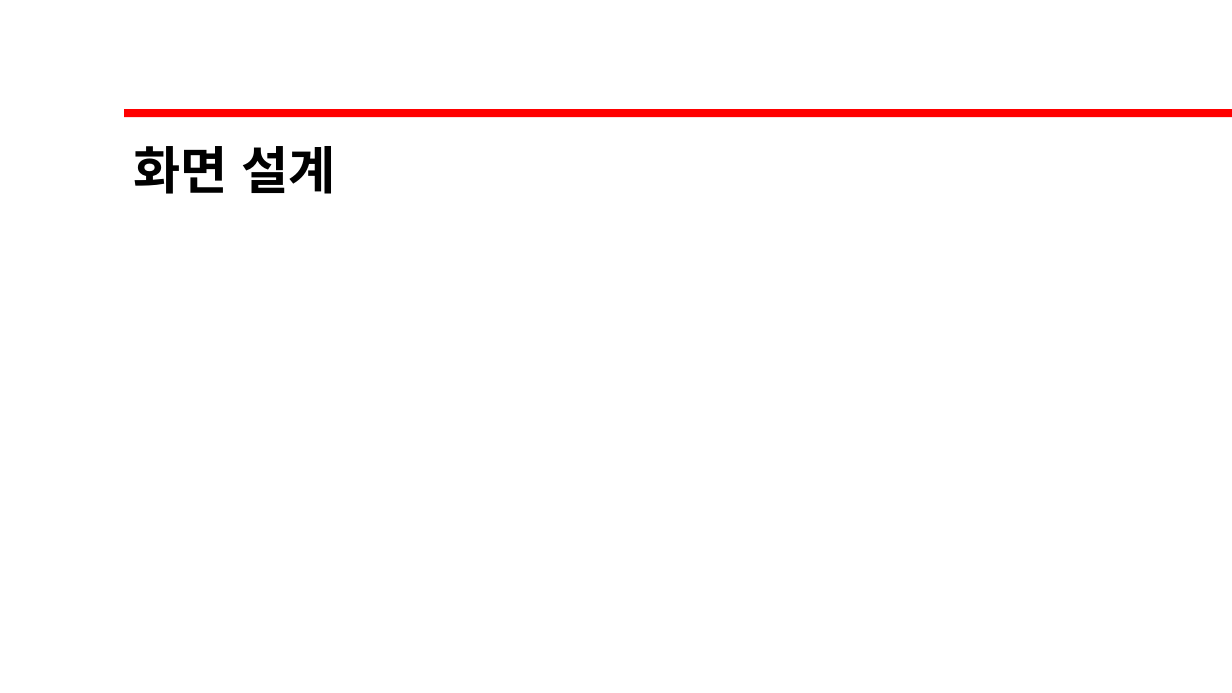
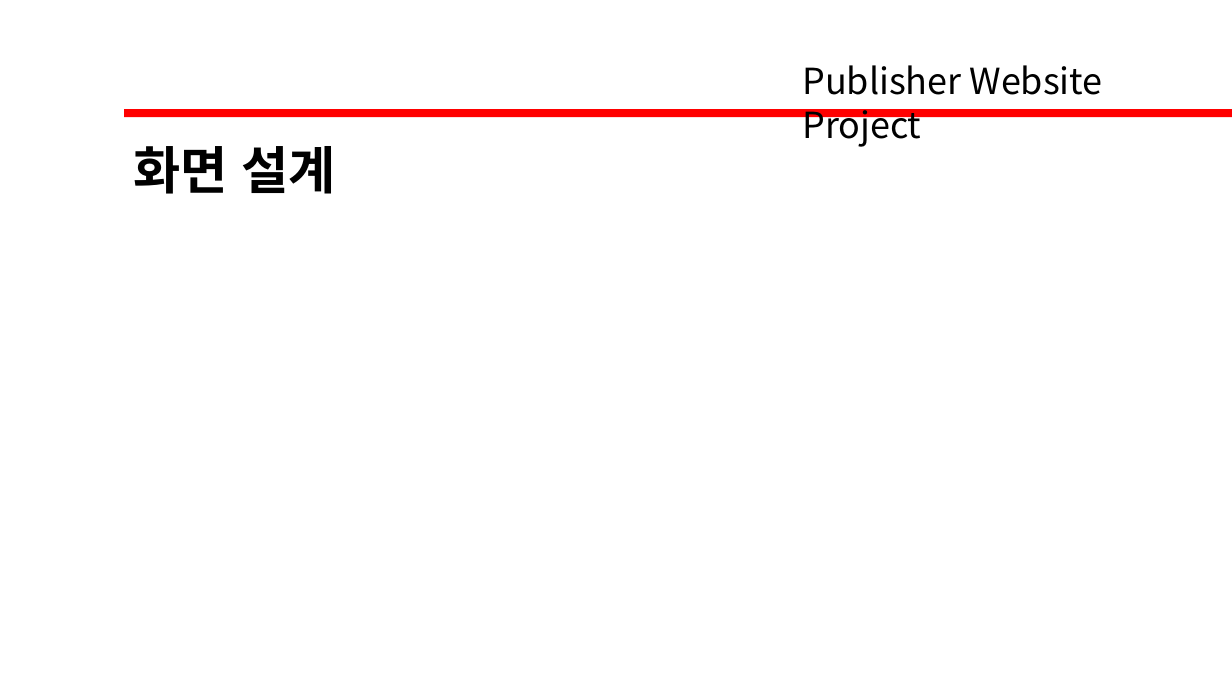
Before and after one commit to David-Ha-1217/Publisher_Portfolio, a slide deck: slide 5 of Documents/화면설계서.pptx. Drawn at 1232x693 pixels with LibreOffice and Linux fonts; fonts in the diff are those of the drawing. Boxes give left, top, right and bottom in pixels: in the first picture for what was removed or moved away, otherwise in the second. Text is boxed around its words. In the diff, an @@ line names an element or a change of style, - is before the commit and + after.

```diff
--- a/Documents/화면설계서.pptx
+++ b/Documents/화면설계서.pptx
@@ text added at [802,65,1103,147], 28 pt, text #000000 @@
+Publisher Website Project
```
Also in this commit, not shown: 9 other slides changed, 4 slides added, 1 slide removed, 5 other files.
